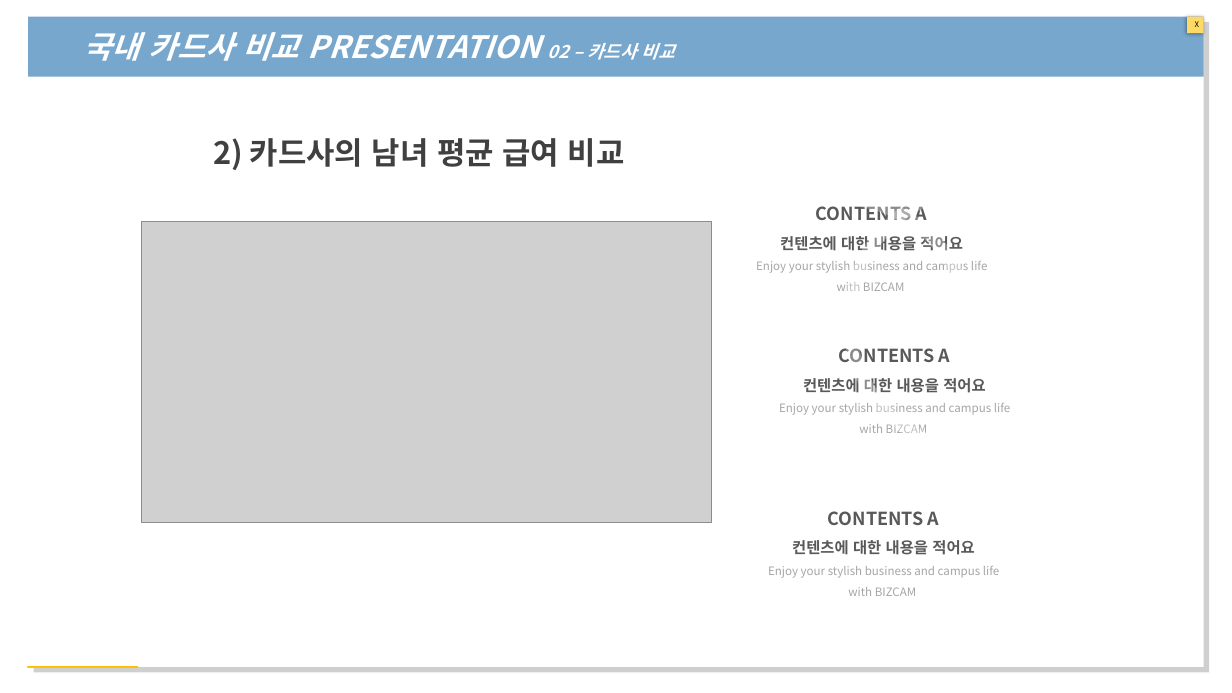
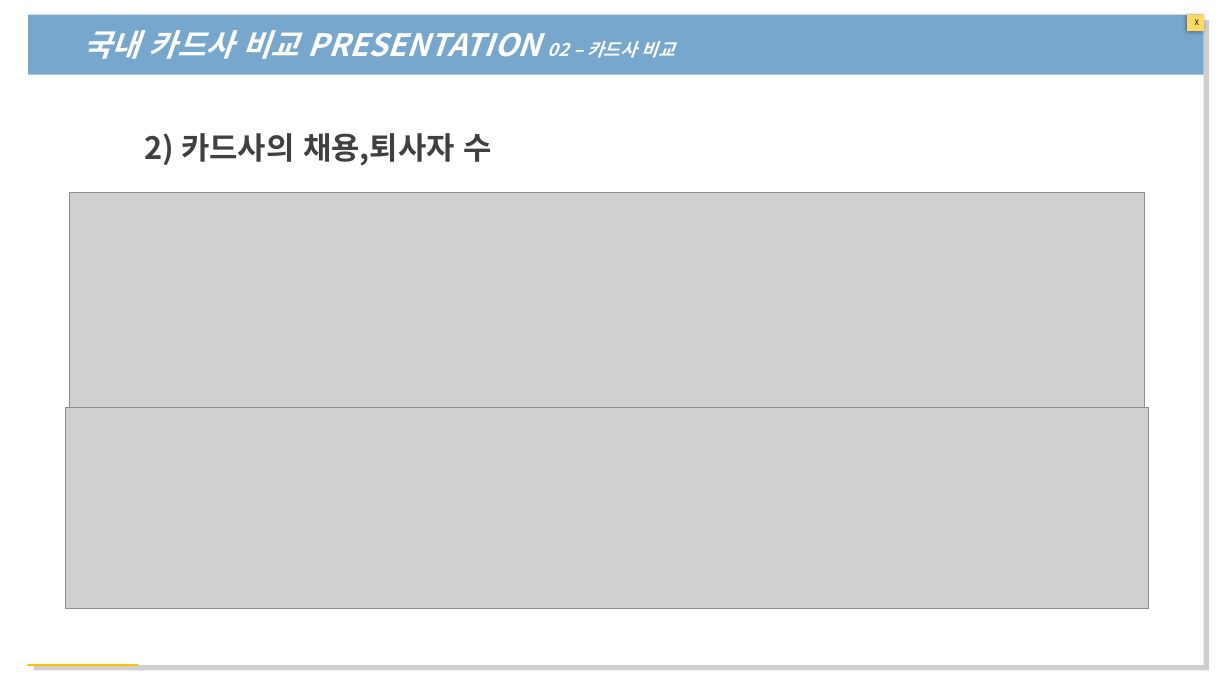
Before and after one commit to yeonji0-0/-22-01-24-, a slide deck: slide 6 of 개인 EDA 프레젠테이션.pptx (slide 5 before the commit). Drawn at 1232x693 pixels with LibreOffice and Linux fonts; fonts in the diff are those of the drawing; grey boxes stand for pictures. Boxes give left, top, right and bottom in pixels: in the first picture for what was removed or moved away, otherwise in the second. Text is boxed around its words. In the diff, an @@ line names an element or a change of style, - is before the commit and + after.

```diff
--- a/개인 EDA 프레젠테이션.pptx
+++ b/개인 EDA 프레젠테이션.pptx
@@ text at (144, 133, 491, 166): text changed @@
-2) 카드사의 남녀 평균 급여 비교
+2) 카드사의 채용,퇴사자 수
@@ picture added at (70, 192, 1145, 408) @@
@@ ellipse removed at (706, 199, 970, 463) @@
@@ text removed at (756, 206, 987, 291) @@
-CONTENTS A
-컨텐츠에 대한 내용을 적어요
-Enjoy your stylish business and campus life with BIZCAM
@@ ellipse removed at (849, 188, 1114, 452) @@
@@ picture removed at (141, 221, 712, 522) @@
@@ text removed at (779, 348, 1010, 433) @@
-CONTENTS A
-컨텐츠에 대한 내용을 적어요
-Enjoy your stylish business and campus life with BIZCAM
@@ picture added at (66, 408, 1149, 608) @@
@@ text removed at (768, 511, 999, 596) @@
-CONTENTS A
-컨텐츠에 대한 내용을 적어요
-Enjoy your stylish business and campus life with BIZCAM
```
Also in this commit, not shown: 4 other slides changed, 7 slides added, 1 slide removed, 7 other files.
